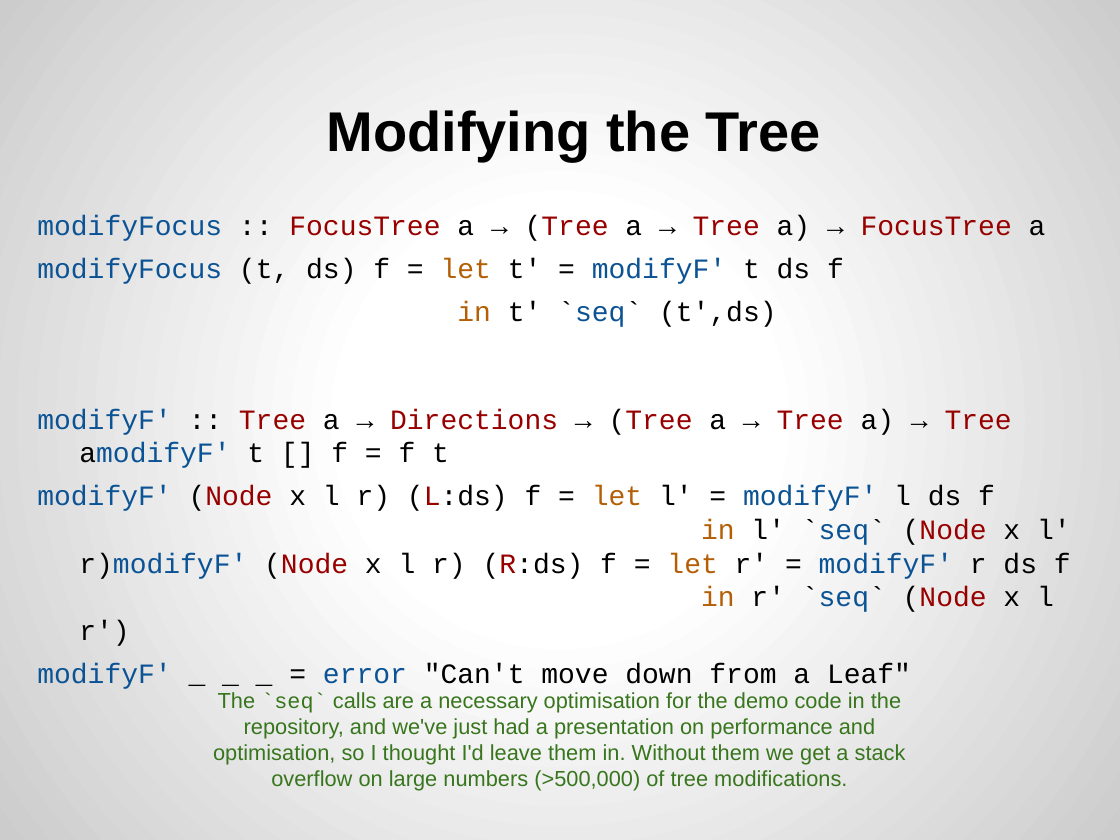
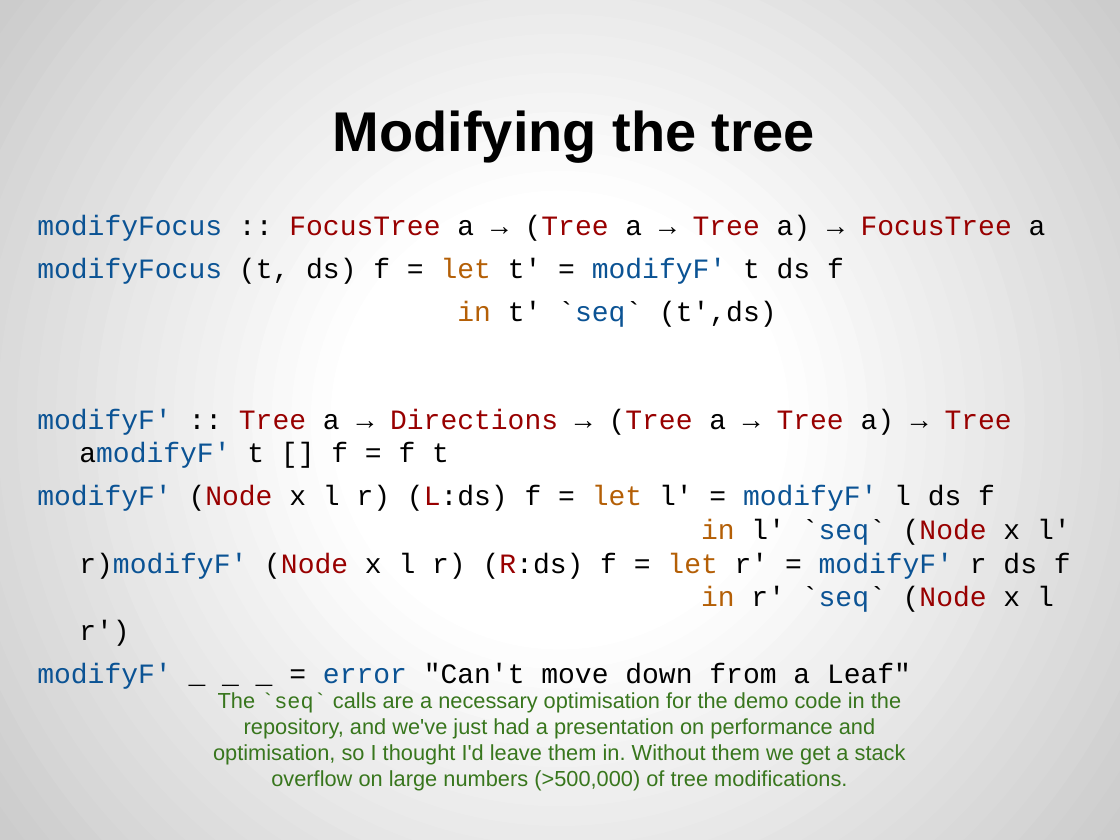
Before and after one commit to joel-wright/ZipperHS, a slide deck: slide 5 of Slides/The Zipper.pptx. Drawn at 1120x840 pixels with LibreOffice and Linux fonts; fonts in the diff are those of the drawing. Boxes give left, top, right and bottom in pixels: in the first picture for what was removed or moved away, otherwise in the second. Text is boxed around its words. In the diff, an @@ line names an element or a change of style, - is before the commit and + after.

```diff
--- a/Slides/The Zipper.pptx
+++ b/Slides/The Zipper.pptx
@@ title at [333,110,815,161]: text changed @@
-Modifying the Tree
+Modifying the tree
```
Also in this commit, not shown: 10 other slides changed, 1 other file.
